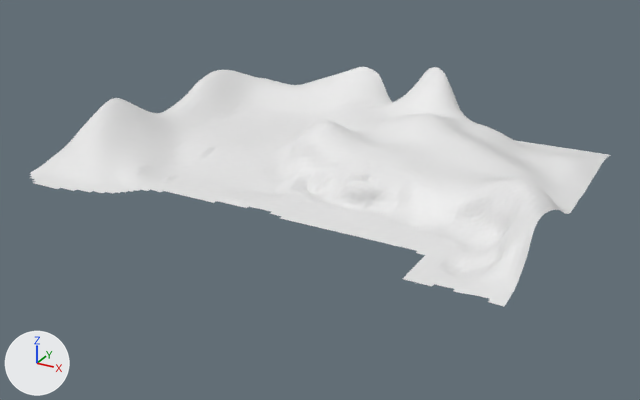
One commit to the FBX model Assets/3D/Meshes/Environement/Landscapes/Land_1.fbx: the scene before it, then after it.
Before and after are seen from a 50 mm camera at (96.8, -159.1, 80.3) aimed at (5.1, 7.6, -3.0). Every picture has the same lights, and +X, +Y and +Z are marked at lower left. The same objects are shown in both versions, whatever each file hides. Where no turn or scale is listed for an object, it has been applied to the vertices.
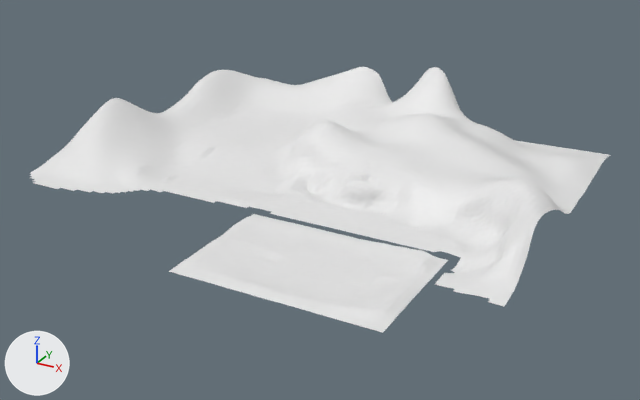
The change, as a diff of the scene's bpy script:
```diff
--- a/Assets/3D/Meshes/Environement/Landscapes/Land_1.fbx.py
+++ b/Assets/3D/Meshes/Environement/Landscapes/Land_1.fbx.py
@@ me_mesh @@
 # used by ob_plane336; location = (0.0, 0.0, 0.4)
-me_mesh.from_pydata(...)  # 9348 vertices, 18256 faces; spans x -60.1..60.2, y -25.0..62.6, z -2.7..17.7
+me_mesh.from_pydata(...)  # 10653 vertices, 20714 faces; spans x -60.1..60.2, y -42.0..62.6, z -2.7..17.7
+# me_mesh part 1: a new loose piece of 1426 vertices spanning x -0.5..44.5, y -42.0..-12.0, z -0.8..0.9
+# me_mesh part 2
+# 121 vertices are removed from x 6.0..46.0, y -24.0..-11.0, z -0.7..0.1
+# 242 faces are deleted
```

What differs and where, as boxes (x1, y1, x2, y2) in the pictures (640 x 400 px):
'Plane336', reshaped (11% taller)
    before: (29, 67, 610, 307)
    after: (29, 67, 610, 333)
part 1 of me_mesh, added
    after: (169, 214, 448, 333)
part 2 of me_mesh, deleted
    before: (280, 217, 460, 286)
